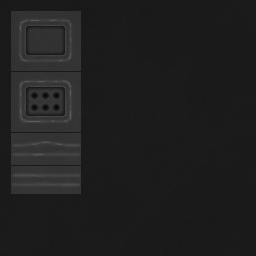
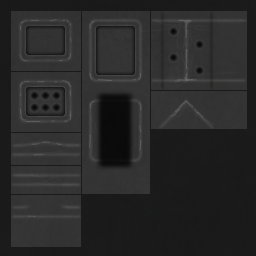
Two versions of the same layered image (256 × 256). Layer-by-layer changes:
added layer "ao" (multiply, 80%) above "holes copy 3" over (11, 11, 222, 229)
renamed "holes" to "holes copy 3", painted on it over (82, 27, 204, 112)
added layer "low 3" (50%) above "high 2" over (159, 11, 215, 92)
painted on "high 2" over (27, 19, 203, 218)
painted on "high 1" over (11, 17, 247, 220)
painted on "grime 2" over (89, 19, 239, 168)
painted on "b" over (11, 11, 247, 247)
